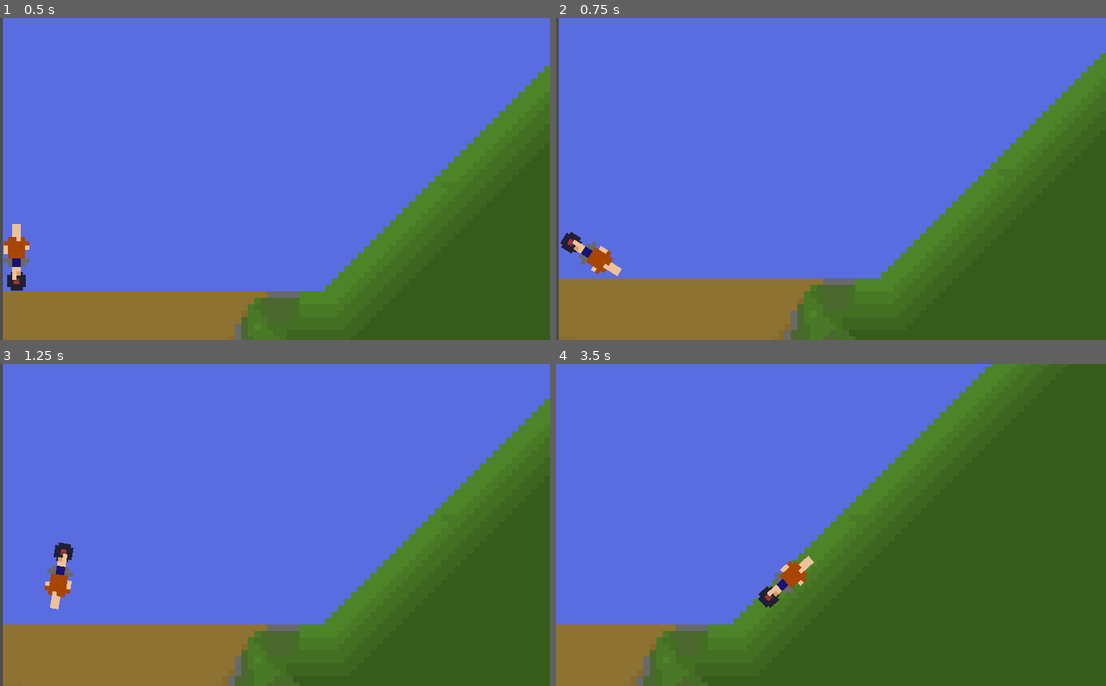
Above: before the commit, frames 1-4 (two rows, left to right).
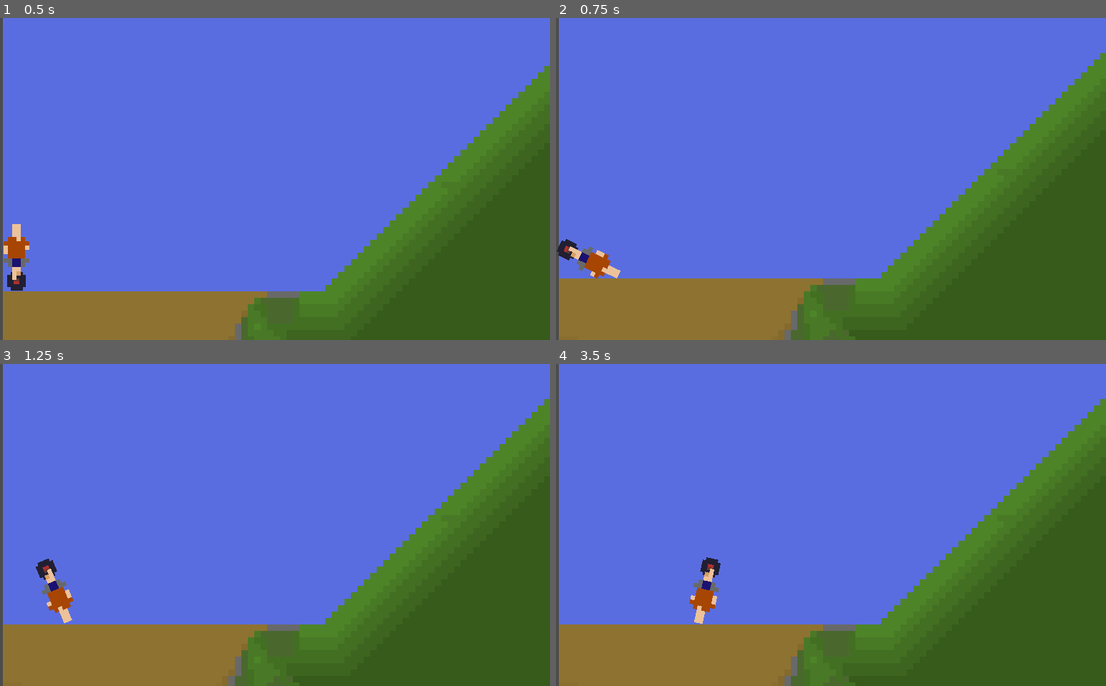
Above: after the commit, the same moments.

Repository: AmazAkar/godot-wild-jam-35
Game: Godot game, scene res://levels/Level2.tscn
Two runs of this game, one before a commit and one after it. Both use one fixed random seed, a clock stepped at 60 frames per second and the inputs below. This scene is started directly instead of the project's main scene.
Inputs:
- Up to frame 1 (0.5 s): no input
- Up to frame 2 (0.75 s): hold Right (balance-right) from 0.53 s (still down)
- Up to frame 3 (1.25 s): keep holding Right (balance-right)
- Up to frame 4 (3.5 s): release Right (balance-right) at 1.28 s; hold Down (track-down) 1.28-2.03 s; hold Right (balance-right) 2.03-2.78 s; hold Up (track-up) from 2.78 s (still down)

Frame 1 is identical in both runs. In frame 2, 0.6% of the frame differs, in the area x 0-12%, y 66-81%; in frame 3, 0.9%; in frame 4, 34%, in the area x 0-100%, y 0-100%.

Commit message:
redesigned movenment for the unicycle man, play test available in test.tscn, haven't ported changed to other levels yet because we need to double check dependancies

Diff:
--- a/Player/Player.gd
+++ b/Player/Player.gd
@@ -8,7 +8,7 @@
 const vel_force = 50
 const torque_force = 2000
 const torque_force2 = 10000
-
+const max_torque = 6000
 
 enum {
 	track1,
@@ -34,18 +34,24 @@
 
 func _ready():
 	if get_tree().get_current_scene().get_name() == "Level3":
+		var area2d = get_node("/root/Level3/Area2D")
 		camera.limit_top = 0
 		level = level3
 		track = track1
 		col_track2 = get_node("/root/Level3/Track2/Track_Col")
 		self.connect("body_entered",self,"collisionIn3")
+		area2d.connect("body_entered",self,"top_reached")
 		contact_monitor = true
 		contacts_reported = 4
 		col_track2.disabled = true
 
 
+
 	elif get_tree().get_current_scene().get_name() == "Level2":
+		var area2d = get_node("/root/Level2/Area2D")
 		level = level2
+
+
 
 func _physics_process(delta):
 	if Input.is_action_pressed("move-left") and self.linear_velocity.x > -max_force:
@@ -70,11 +76,13 @@
 				self.apply_torque_impulse(torque_force)
 
 		level2:
+
+
 			if Input.is_action_just_pressed("balance-left"):
-				self.apply_torque_impulse(-torque_force2)
+				self.apply_torque_impulse(-torque_force)
 
 			if Input.is_action_just_pressed("balance-right"):
-				self.apply_torque_impulse(torque_force2)
+				self.apply_torque_impulse(torque_force)
 
 		level3:
 			if Input.is_action_just_pressed("track-up") and track == track1:
@@ -94,7 +102,7 @@
 func _on_Timer_timeout():
 	self.apply_torque_impulse(-torque_force)
 
-func _on_Area2D_body_entered(body):
+func top_reached(body):
 	if body.name == "Player":
 		col_track2.set_deferred("disabled",false)
 		track = track2
--- a/levels/Level2.tscn
+++ b/levels/Level2.tscn
@@ -6,12 +6,15 @@
 [ext_resource path="res://levels/Scripts/wind.gd" type="Script" id=4]
 
 [sub_resource type="RectangleShape2D" id=1]
+extents = Vector2( 98.4778, 96.1354 )
+
+[sub_resource type="RectangleShape2D" id=2]
 extents = Vector2( 8.68538, 321.534 )
 
-[sub_resource type="RectangleShape2D" id=2]
+[sub_resource type="RectangleShape2D" id=3]
 extents = Vector2( 9.91837, 104.722 )
 
-[sub_resource type="Animation" id=3]
+[sub_resource type="Animation" id=4]
 length = 2.0
 tracks/0/type = "value"
 tracks/0/path = NodePath(".:frame")
@@ -34,21 +37,29 @@
 scale = Vector2( 3, 3 )
 texture = ExtResource( 2 )
 
+[node name="Area2D" type="Area2D" parent="."]
+
+[node name="CollisionShape2D" type="CollisionShape2D" parent="Area2D"]
+modulate = Color( 1, 0, 0.796078, 1 )
+position = Vector2( 242.056, -104.077 )
+shape = SubResource( 1 )
+
 [node name="floor" type="StaticBody2D" parent="."]
 position = Vector2( 12.833, 0 )
 rotation = 1.5708
 
 [node name="CollisionShape2D" type="CollisionShape2D" parent="floor"]
 position = Vector2( -17.1001, -100.074 )
-shape = SubResource( 1 )
+shape = SubResource( 2 )
 
 [node name="CollisionShape2D2" type="CollisionShape2D" parent="floor"]
 position = Vector2( -86.2784, -213.169 )
 rotation = -0.785398
-shape = SubResource( 2 )
+shape = SubResource( 3 )
 
 [node name="Player" parent="." instance=ExtResource( 1 )]
 position = Vector2( -2.86224, -36.1006 )
+mass = 1.0
 
 [node name="wind" type="Sprite" parent="Player"]
 position = Vector2( 28.6581, -73.4964 )
--- a/levels/Level3.tscn
+++ b/levels/Level3.tscn
@@ -47,5 +47,3 @@
 
 [node name="Train7" parent="." instance=ExtResource( 4 )]
 position = Vector2( 1187.29, 58.8582 )
-
-[connection signal="body_entered" from="Area2D" to="Player" method="_on_Area2D_body_entered"]
--- /dev/null
+++ b/scenes/Scripts/test.gd
@@ -0,0 +1,16 @@
+extends RigidBody2D
+
+var input_force;
+const torque_force = 1400
+
+func _integrate_forces(state):
+	input_force = Input.get_action_strength("move-right") - Input.get_action_strength("move-left")
+	applied_force.x = input_force * 800
+
+
+	if Input.is_action_just_pressed("balance-left"):
+		self.apply_torque_impulse(-torque_force)
+
+	if Input.is_action_just_pressed("balance-right"):
+		self.apply_torque_impulse(torque_force)
+	print(applied_force)
--- a/scenes/test.tscn
+++ b/scenes/test.tscn
@@ -1,17 +1,22 @@
-[gd_scene load_steps=4 format=2]
+[gd_scene load_steps=8 format=2]
 
-[ext_resource path="res://Player/Player.tscn" type="PackedScene" id=1]
+[ext_resource path="res://Player/Playerspr.png" type="Texture" id=1]
 [ext_resource path="res://icon.png" type="Texture" id=2]
+[ext_resource path="res://Scenes/Scripts/test.gd" type="Script" id=3]
 
 [sub_resource type="RectangleShape2D" id=1]
-extents = Vector2( 152.118, 10 )
+extents = Vector2( 909.771, 10 )
+
+[sub_resource type="RectangleShape2D" id=3]
+extents = Vector2( 92.3959, 2.59171 )
+
+[sub_resource type="CircleShape2D" id=2]
+radius = 5.51007
+
+[sub_resource type="RectangleShape2D" id=4]
+extents = Vector2( 4.11755, 10 )
 
 [node name="World" type="Node2D"]
-
-[node name="Player" parent="." instance=ExtResource( 1 )]
-position = Vector2( 131.433, 33.7057 )
-mass = 5.0
-move_force = Vector2( 200, 0 )
 
 [node name="StaticBody2D" type="StaticBody2D" parent="."]
 
@@ -21,5 +26,46 @@
 texture = ExtResource( 2 )
 
 [node name="CollisionShape2D" type="CollisionShape2D" parent="StaticBody2D"]
-position = Vector2( 123.285, 151.087 )
+modulate = Color( 0.921569, 0.929412, 0, 1 )
+position = Vector2( 910.54, 152.276 )
 shape = SubResource( 1 )
+
+[node name="icon" type="Sprite" parent="StaticBody2D/CollisionShape2D"]
+position = Vector2( -375.91, -64.1295 )
+texture = ExtResource( 2 )
+
+[node name="icon" type="Sprite" parent="StaticBody2D/CollisionShape2D/icon"]
+position = Vector2( 533.694, -8.31944 )
+texture = ExtResource( 2 )
+
+[node name="CollisionShape2D2" type="CollisionShape2D" parent="StaticBody2D"]
+position = Vector2( 273.352, 113.478 )
+rotation = 2.79253
+shape = SubResource( 3 )
+
+[node name="RigidBody2D" type="RigidBody2D" parent="."]
+position = Vector2( 49.4541, 127.648 )
+mass = 3.0
+linear_damp = 1.0
+script = ExtResource( 3 )
+__meta__ = {
+"_edit_group_": true
+}
+
+[node name="Sprite" type="Sprite" parent="RigidBody2D"]
+position = Vector2( 0, -24 )
+scale = Vector2( 0.2, 0.2 )
+texture = ExtResource( 1 )
+hframes = 3
+
+[node name="CollisionShape2D" type="CollisionShape2D" parent="RigidBody2D"]
+position = Vector2( 0, 4 )
+shape = SubResource( 2 )
+
+[node name="CollisionShape2D2" type="CollisionShape2D" parent="RigidBody2D"]
+position = Vector2( -0.0116081, -16.0259 )
+shape = SubResource( 4 )
+
+[node name="Camera2D" type="Camera2D" parent="RigidBody2D"]
+offset = Vector2( 0, -42.61 )
+current = true
Not shown: 3 places in levels/Level2.tscn that only renumber resources
Not shown: 2 places in levels/Level3.tscn that only renumber resources
